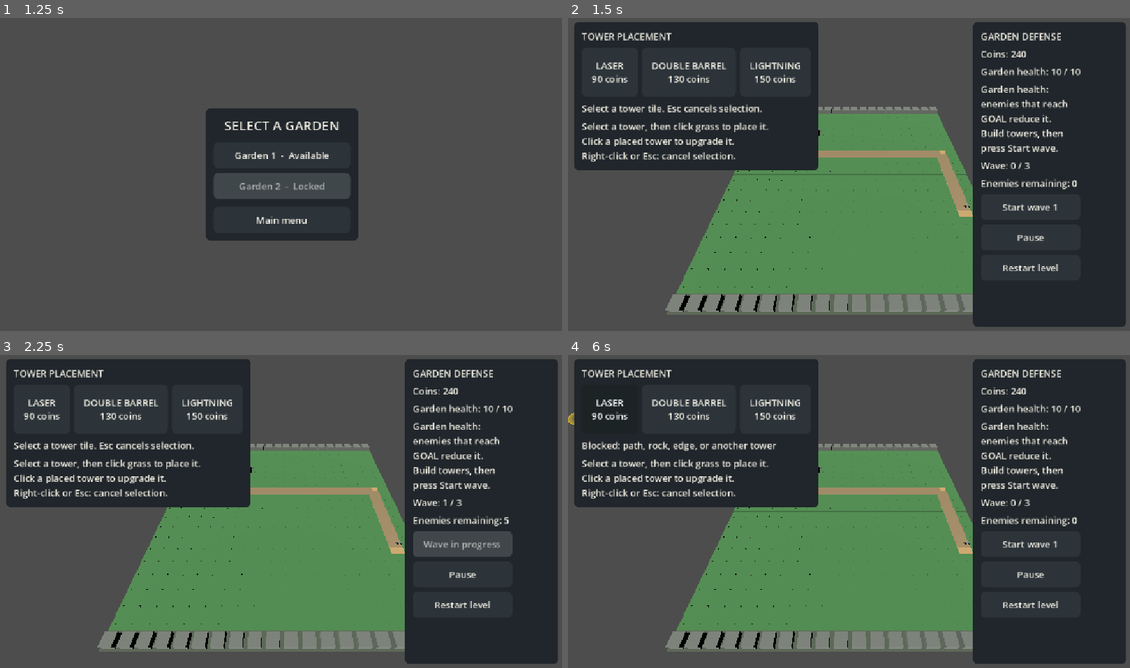
Above: before the commit, frames 1-4 (two rows, left to right).
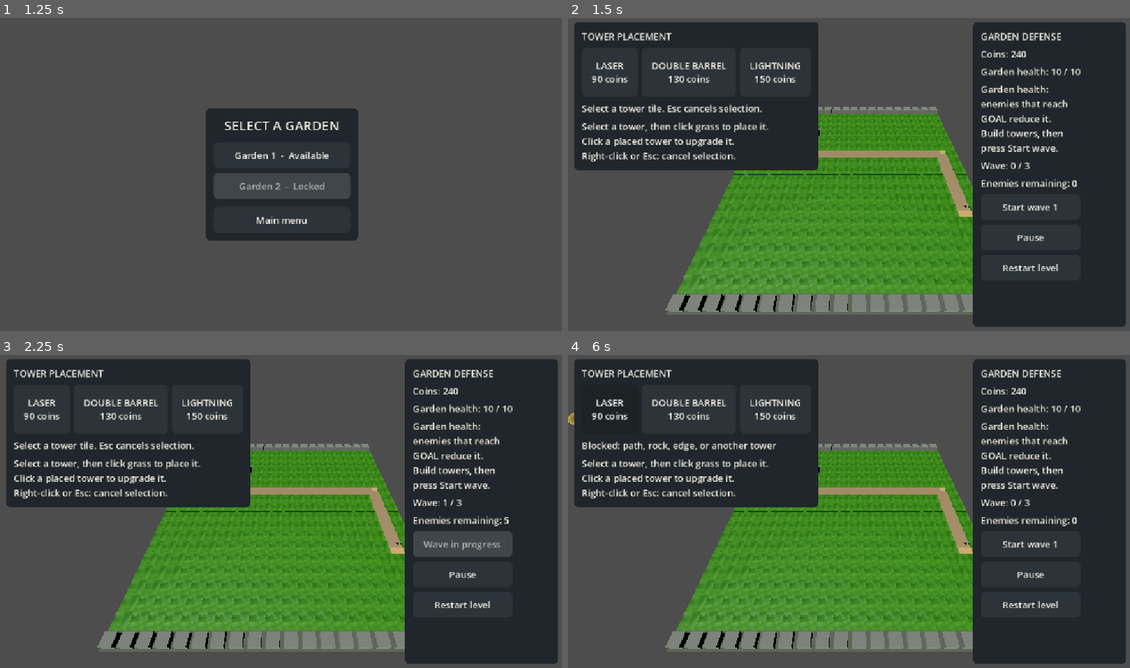
Above: after the commit, the same moments.

Repository: FerdivdKamp/garden_trauma
Game: Godot game, scene res://scenes/main_menu.tscn
Two runs of this game, one before a commit and one after it. Both use one fixed random seed, a clock stepped at 60 frames per second and the inputs below. Sound files missing from this copy of the repository are replaced by a short silence.
Inputs:
- Up to frame 1 (1.25 s): click "Start" at 0.5 s
- Up to frame 2 (1.5 s): click "Garden 1 - Available" at 1.25 s
- Up to frame 3 (2.25 s): click "Start wave 1" at 2 s
- Up to frame 4 (6 s): click "Restart level" at 2.75 s; click "Start wave 1" at 3.5 s; click "Restart level" at 4.25 s; click "Restart level" at 5 s; click "LASER 90 coins" at 5.75 s

Frame 1 is identical in both runs. In frame 2, 21% of the frame differs, in the area x 19-73%, y 30-89%; in frame 3, 21%; in frame 4, 21%.

Commit message:
imported asset now used in game

Diff:
--- /dev/null
+++ b/scenes/tiles/tile_grass.tscn
@@ -0,0 +1,8 @@
+[gd_scene load_steps=2 format=3]
+
+[ext_resource type="PackedScene" path="res://assets/models/environment/garden/tiles/tile_grass4.glb" id="1_grass"]
+
+[node name="TileGrass" type="Node3D"]
+
+[node name="GrassVisual" parent="." instance=ExtResource("1_grass")]
+position = Vector3(0, -0.25, 0)
--- a/scripts/level_grid.gd
+++ b/scripts/level_grid.gd
@@ -5,7 +5,7 @@
 const TILE_HEIGHT := 0.2
 const TERRAIN := {".": "grass", "=": "path_sand", "#": "blocked", "S": "path_sand", "O": "path_sand"}
 const TILE_SCENES := {
-	"grass": preload("res://scenes/tiles/tile_grass_placeholder.tscn"),
+	"grass": preload("res://scenes/tiles/tile_grass.tscn"),
 	"path_sand": preload("res://scenes/tiles/tile_path_sand_placeholder.tscn"),
 	"blocked": preload("res://scenes/tiles/tile_blocked_placeholder.tscn"),
 }
--- a/tests/test_level_grid.gd
+++ b/tests/test_level_grid.gd
@@ -14,8 +14,10 @@
 	await process_frame
 	_check(grid.error_message.is_empty(), "Example level loads")
 	_check(grid.width == 20 and grid.height == 20 and grid.get_node("Tile_19_19") != null, "20x20 tiles render")
-	var grass_mesh := grid.get_node("Tile_5_5/Ground") as MeshInstance3D
-	_check(grass_mesh.mesh is BoxMesh and grass_mesh.mesh.size.is_equal_approx(Vector3(2, 0.2, 2)) and is_equal_approx(grass_mesh.position.y, -0.1), "Tile footprint and top surface match the design")
+	var grass_visual := grid.get_node("Tile_5_5/GrassVisual") as Node3D
+	var grass_mesh := _find_mesh(grass_visual)
+	_check(is_equal_approx(grass_visual.position.y, -0.25), "Grass side top aligns with the Y=0 ground plane")
+	_check(grass_mesh != null and is_equal_approx(grass_mesh.mesh.get_aabb().size.x, 2.0) and is_equal_approx(grass_mesh.mesh.get_aabb().size.z, 2.0), "Imported grass keeps its 2x2 footprint")
 	_check(grid.grid_to_world(Vector2i(0, 0)) == Vector3(-19, 0, -19), "Even grid centers on origin")
 	_check(grid.grid_to_world(Vector2i(1, 0)) == Vector3(-17, 0, -19), "Grid step is 2 meters")
 	_check(grid.world_to_grid(Vector3(-19, 0, -19)) == Vector2i.ZERO, "World converts back to grid")
@@ -43,3 +45,13 @@
 	if not condition:
 		push_error(message)
 		failures += 1
+
+
+func _find_mesh(node: Node) -> MeshInstance3D:
+	if node is MeshInstance3D:
+		return node
+	for child: Node in node.get_children():
+		var mesh: MeshInstance3D = _find_mesh(child)
+		if mesh != null:
+			return mesh
+	return null
Not shown, added: art/blender/environment/garden/tiles/tile_grass1.blend
Not shown, added: art/blender/environment/garden/tiles/tile_grass2.blend
Not shown, added: art/blender/environment/garden/tiles/tile_grass2.blend1
Not shown, added: art/blender/environment/garden/tiles/tile_grass3.blend
Not shown, changed: tile_system_design.md
